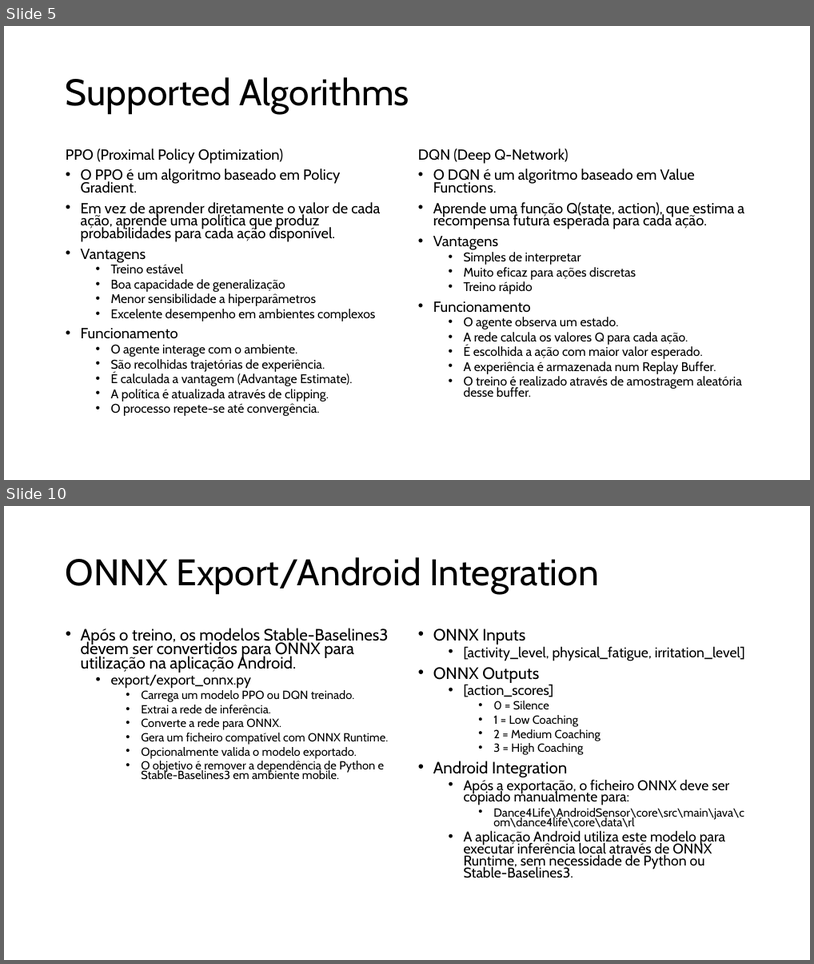
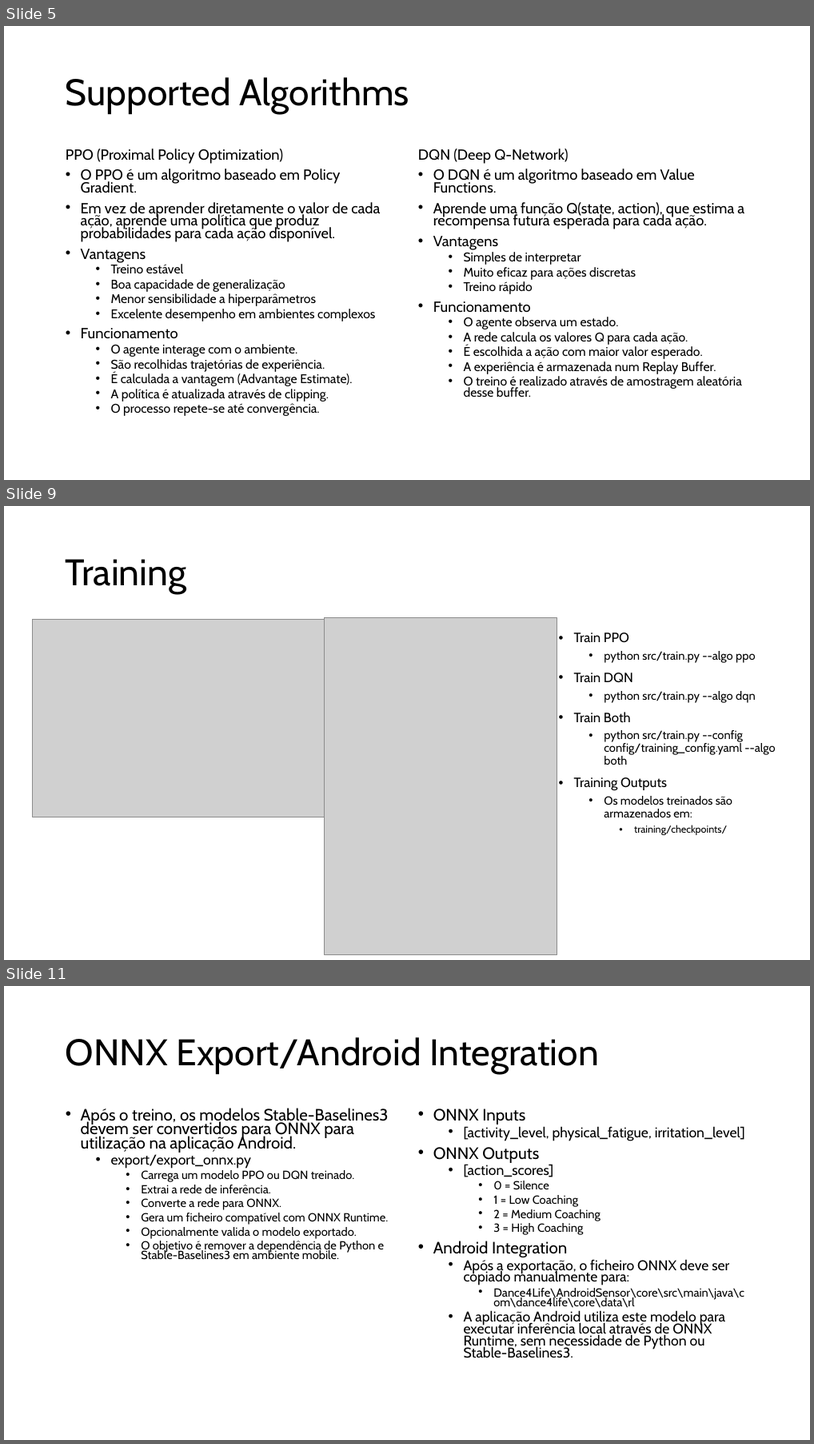
Before and after one commit to MIA-CDFR/SAASMRL, a slide deck: Relatórios/AR/AR_apresentação.pptx. Shown one above the other, each under a label of ours: slides 5 and 10 before the commit, slides 5, 9 and 11 after it; the slides between them are not shown. The pictures are 814x964 and 814x1444 pixels, drawn with LibreOffice and Linux fonts; fonts in the diff are those of the drawing; grey boxes stand for pictures. Boxes give left, top, right and bottom in pixels: in the first picture for what was removed or moved away, otherwise in the second. Text is boxed around its words. In the diff, an @@ line names an element or a change of style, - is before the commit and + after.

```diff
--- a/Relatórios/AR/AR_apresentação.pptx
+++ b/Relatórios/AR/AR_apresentação.pptx
@@ slide 9 added at (4, 506, 810, 960), background #FFFFFF @@
@@ title added at (66, 559, 186, 594), 44 pt, text #000000 @@
+Training
@@ picture added at (33, 620, 324, 817) @@
@@ picture added at (324, 618, 558, 954) @@
@@ text added at (574, 632, 775, 835), 14 pt, text #000000 @@
+• Train PPO
+  • python src/train.py --algo ppo
+• Train DQN
+  • python src/train.py --algo dqn
+• Train Both
+  • python src/train.py --config config/training_config.yaml --algo both
+• Training Outputs
+  • Os modelos treinados são armazenados em:
+    • training/checkpoints/
@@ what was slide 10 is now slide 11 @@
```
Also in this commit, not shown: 9 slides changed, 1 other slide added, 3 slides removed, 4 other files.
